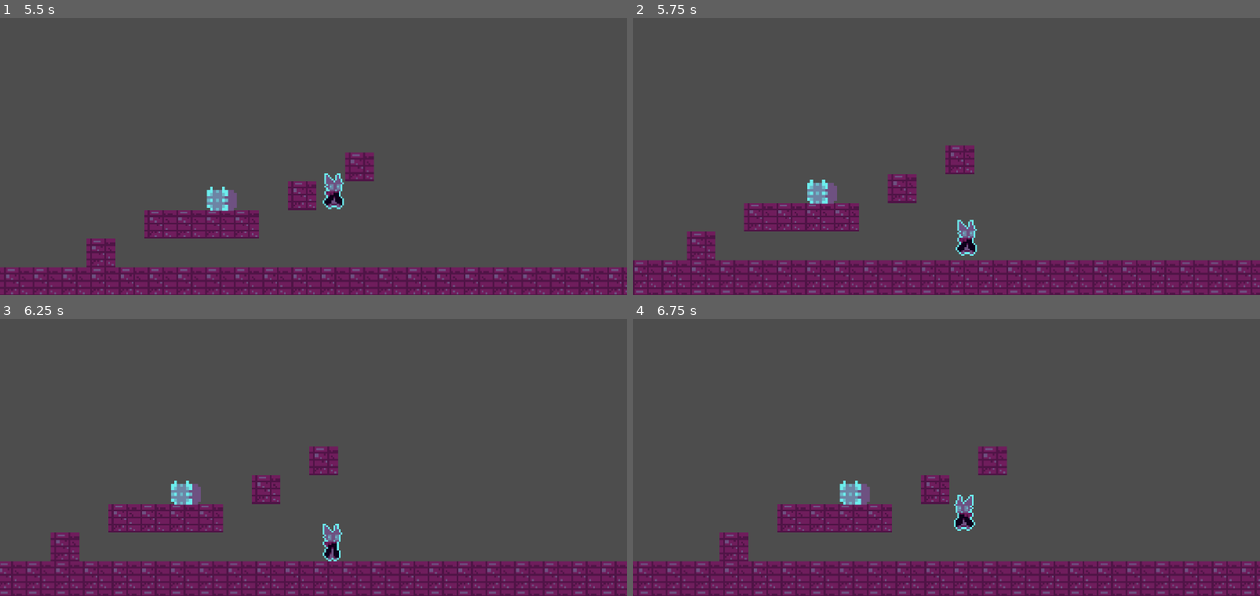
Above: before the commit, frames 1-4 (two rows, left to right).
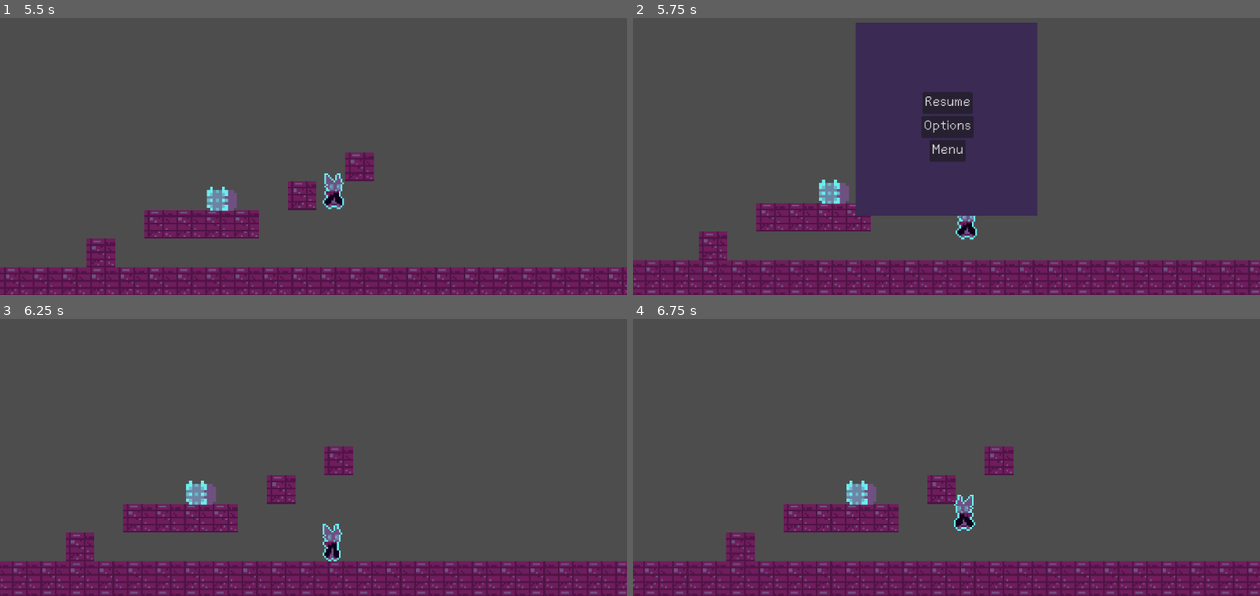
Above: after the commit, the same moments.

Repository: felipepreuss/platformer-testes-etc
Game: Godot game, scene res://menu.tscn
Same seed, same stepped clock (60 frames per second), same inputs: the game is played once before the commit and once after it.
Inputs (mouse positions are in pixels of both pictures, inside the frame that each line leads up to):
- Up to frame 1 (5.5 s): click "Options" at 0.5 s; click "Play" at 1.25 s; tap Enter at 2 s; hold D (Direita) 2.03-3.53 s; tap Space (Pular) at 2.27, 3.02, 4.52, 5.27 s; hold A (Esquerda) 3.53-4.28 s; hold D (Direita) from 4.28 s (still down)
- Up to frame 2 (5.75 s): keep holding D (Direita); tap Escape (Pausar, bound only after the commit) at 5.65 s
- Up to frame 3 (6.25 s): release D (Direita) at 5.75 s; click (313, 404) at 5.75 s, where only the run after the commit has a clickable "Resume"
- Up to frame 4 (6.75 s): tap Space (Pular) at 6.5 s; hold A (Esquerda) from 6.53 s (still down)

Frame 1 is identical in both runs. In frame 2, 26% of the frame differs, in the area x 0-100%, y 1-100%; in frame 3, 5.5%; in frame 4, 5.4%.

Commit message:
Add files via upload

Diff:
--- /dev/null
+++ b/plataformawowow/CanvasLayer.gd
@@ -0,0 +1,25 @@
+extends CanvasLayer
+
+func _ready():
+	visible = false
+
+func _process(_delta):
+	if Input.is_action_just_pressed("Pausar") && !visible:
+		visible = true
+		get_tree().paused = true
+	elif Input.is_action_just_pressed("Pausar")	&& visible:
+		visible = false
+		get_tree().paused = false
+
+func _on_resume_pressed():
+	get_tree().paused = false
+	visible = false
+	 # Replace with function body.
+
+
+func _on_options_pressed():
+	pass # Replace with function body.
+
+func _on_quit_pressed():
+	get_tree().paused = false
+	get_tree().change_scene_to_file("res://menu.tscn") # Replace with function body.
--- a/plataformawowow/node_2d.tscn
+++ b/plataformawowow/node_2d.tscn
@@ -1,8 +1,9 @@
-[gd_scene load_steps=7 format=3 uid="uid://djrw77devwiql"]
+[gd_scene load_steps=8 format=3 uid="uid://djrw77devwiql"]
 
 [ext_resource type="PackedScene" uid="uid://bbuyhqel8byke" path="res://Player.tscn" id="1_1p8tp"]
 [ext_resource type="Texture2D" uid="uid://ci8ulmc18wjsx" path="res://brick.png" id="3_k7hf8"]
 [ext_resource type="PackedScene" uid="uid://b1hg3onw5lynn" path="res://BOXREAL.tscn" id="3_wfjuh"]
+[ext_resource type="PackedScene" uid="uid://tiheupku7jqi" path="res://pause.tscn" id="4_rfm1s"]
 
 [sub_resource type="RectangleShape2D" id="RectangleShape2D_qmpld"]
 size = Vector2(4741, 181)
@@ -37,3 +38,6 @@
 layer_0/tile_data = PackedInt32Array(2424833, 0, 0, 2424834, 0, 0, 2424835, 0, 0, 2424836, 0, 0, 2424837, 0, 0, 2424838 …(2197 unchanged characters)…
 
 [node name="RigidBody2D" parent="." instance=ExtResource("3_wfjuh")]
+
+[node name="Pause" parent="." instance=ExtResource("4_rfm1s")]
+visible = false
--- /dev/null
+++ b/plataformawowow/pause.tscn
@@ -0,0 +1,76 @@
+[gd_scene load_steps=4 format=3 uid="uid://tiheupku7jqi"]
+
+[ext_resource type="Script" path="res://CanvasLayer.gd" id="1_d4igt"]
+[ext_resource type="FontFile" uid="uid://bsnwlk551nbdb" path="res://Abaddon Light.ttf" id="2_btr6e"]
+
+[sub_resource type="Shortcut" id="Shortcut_yrjuo"]
+
+[node name="CanvasLayer" type="CanvasLayer"]
+process_mode = 3
+script = ExtResource("1_d4igt")
+
+[node name="ColorRect" type="ColorRect" parent="."]
+anchors_preset = 8
+anchor_left = 0.5
+anchor_top = 0.5
+anchor_right = 0.5
+anchor_bottom = 0.5
+offset_left = -167.0
+offset_top = -177.5
+offset_right = 167.0
+offset_bottom = 177.5
+grow_horizontal = 2
+grow_vertical = 2
+color = Color(0.227451, 0.164706, 0.329412, 1)
+
+[node name="VBoxContainer" type="VBoxContainer" parent="ColorRect"]
+texture_filter = 3
+layout_mode = 1
+anchors_preset = 8
+anchor_left = 0.5
+anchor_top = 0.5
+anchor_right = 0.5
+anchor_bottom = 0.5
+offset_left = -141.0
+offset_top = -147.5
+offset_right = 146.0
+offset_bottom = 177.5
+grow_horizontal = 2
+grow_vertical = 2
+alignment = 1
+
+[node name="HBoxContainer" type="HBoxContainer" parent="ColorRect/VBoxContainer"]
+layout_mode = 2
+alignment = 1
+
+[node name="Resume" type="Button" parent="ColorRect/VBoxContainer/HBoxContainer"]
+layout_mode = 2
+theme_override_fonts/font = ExtResource("2_btr6e")
+theme_override_font_sizes/font_size = 28
+shortcut = SubResource("Shortcut_yrjuo")
+text = "Resume"
+
+[node name="HBoxContainer3" type="HBoxContainer" parent="ColorRect/VBoxContainer"]
+layout_mode = 2
+alignment = 1
+
+[node name="Options" type="Button" parent="ColorRect/VBoxContainer/HBoxContainer3"]
+layout_mode = 2
+theme_override_fonts/font = ExtResource("2_btr6e")
+theme_override_font_sizes/font_size = 28
+text = "Options"
+
+[node name="HBoxContainer4" type="HBoxContainer" parent="ColorRect/VBoxContainer"]
+layout_mode = 2
+alignment = 1
+
+[node name="Menu" type="Button" parent="ColorRect/VBoxContainer/HBoxContainer4"]
+layout_mode = 2
+theme_override_fonts/font = ExtResource("2_btr6e")
+theme_override_font_sizes/font_size = 28
+text = "Menu
+"
+
+[connection signal="pressed" from="ColorRect/VBoxContainer/HBoxContainer/Resume" to="." method="_on_resume_pressed"]
+[connection signal="pressed" from="ColorRect/VBoxContainer/HBoxContainer3/Options" to="." method="_on_options_pressed"]
+[connection signal="pressed" from="ColorRect/VBoxContainer/HBoxContainer4/Menu" to="." method="_on_quit_pressed"]
--- a/plataformawowow/project.godot
+++ b/plataformawowow/project.godot
@@ -32,6 +32,11 @@
 "events": [Object(InputEventKey,"resource_local_to_scene":false,"resource_name":"","device":-1,"window_id":0,"alt_pressed":false,"shift_pressed":false,"ctrl_pressed":false,"meta_pressed":false,"pressed":false,"keycode":0,"physical_keycode":32,"key_label":0,"unicode":32,"echo":false,"script":null)
 ]
 }
+Pausar={
+"deadzone": 0.5,
+"events": [Object(InputEventKey,"resource_local_to_scene":false,"resource_name":"","device":-1,"window_id":0,"alt_pressed":false,"shift_pressed":false,"ctrl_pressed":false,"meta_pressed":false,"pressed":false,"keycode":0,"physical_keycode":4194305,"key_label":0,"unicode":0,"echo":false,"script":null)
+]
+}
 
 [rendering]
 
